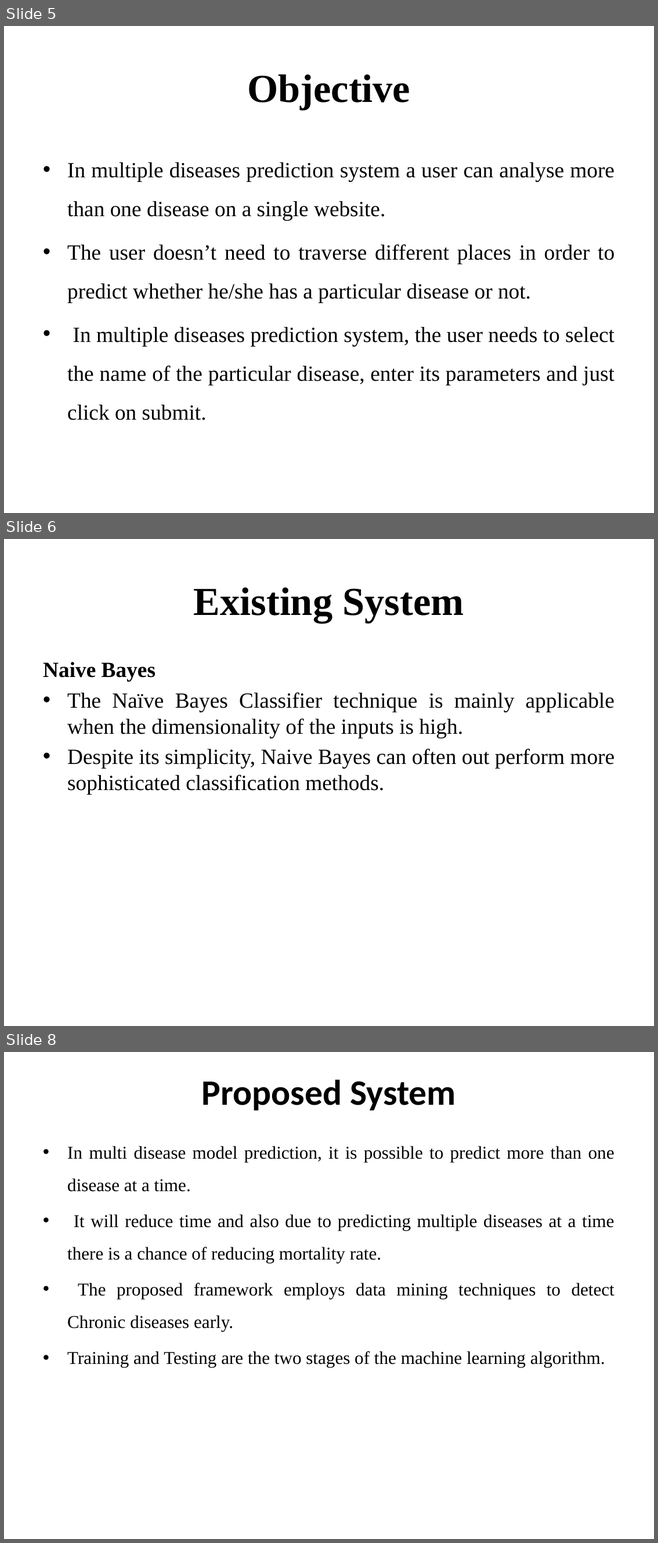
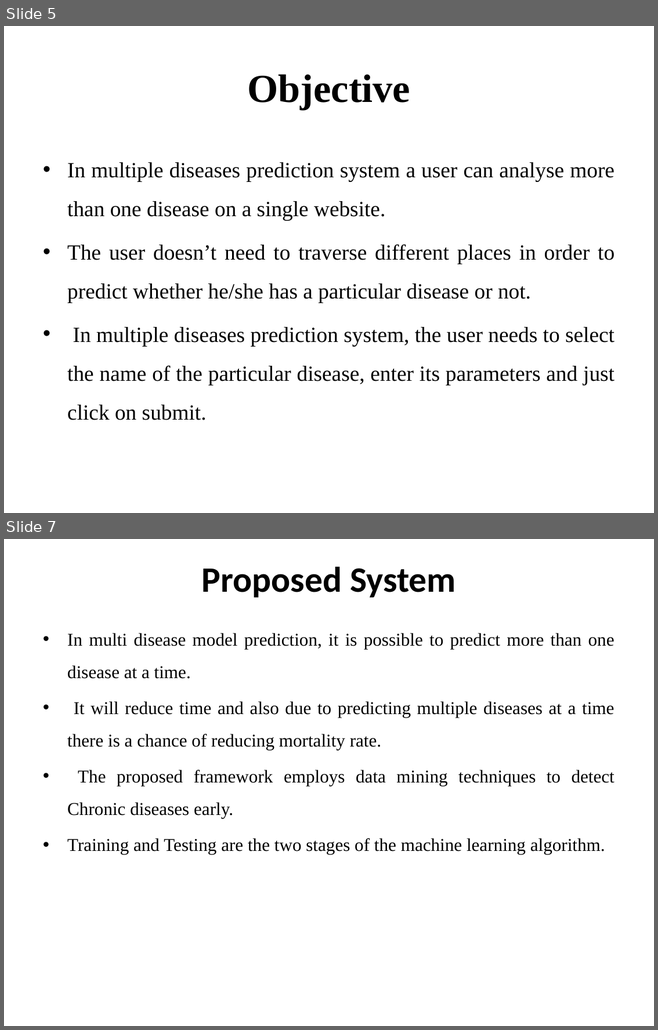
Before and after one commit to VarunKrishnanV/multi-disease-prediciton, a slide deck: others/ppt/finalPPT.pptx. Shown one above the other, each under a label of ours: slides 5, 6 and 8 before the commit, slides 5 and 7 after it; the slides between them are not shown. The pictures are 658x1543 and 658x1030 pixels, drawn with LibreOffice and Linux fonts; fonts in the diff are those of the drawing. Boxes give left, top, right and bottom in pixels: in the first picture for what was removed or moved away, otherwise in the second. Text is boxed around its words. In the diff, an @@ line names an element or a change of style, - is before the commit and + after.

```diff
--- a/others/ppt/finalPPT.pptx
+++ b/others/ppt/finalPPT.pptx
@@ slide 6 removed at [4, 539, 654, 1026], background #FFFFFF @@
@@ title removed at [194, 587, 463, 623] @@
-Existing System
@@ text removed at [43, 662, 614, 794] @@
-Naive Bayes
-• The Naïve Bayes Classifier technique is mainly applicable when the dimensionality of the inputs is high.
-• Despite its simplicity, Naive Bayes can often out perform more sophisticated classification methods.
@@ what was slide 8 is now slide 7 @@
```
Also in this commit, not shown: 2 slides changed, 2 other slides removed, 11 other files.
